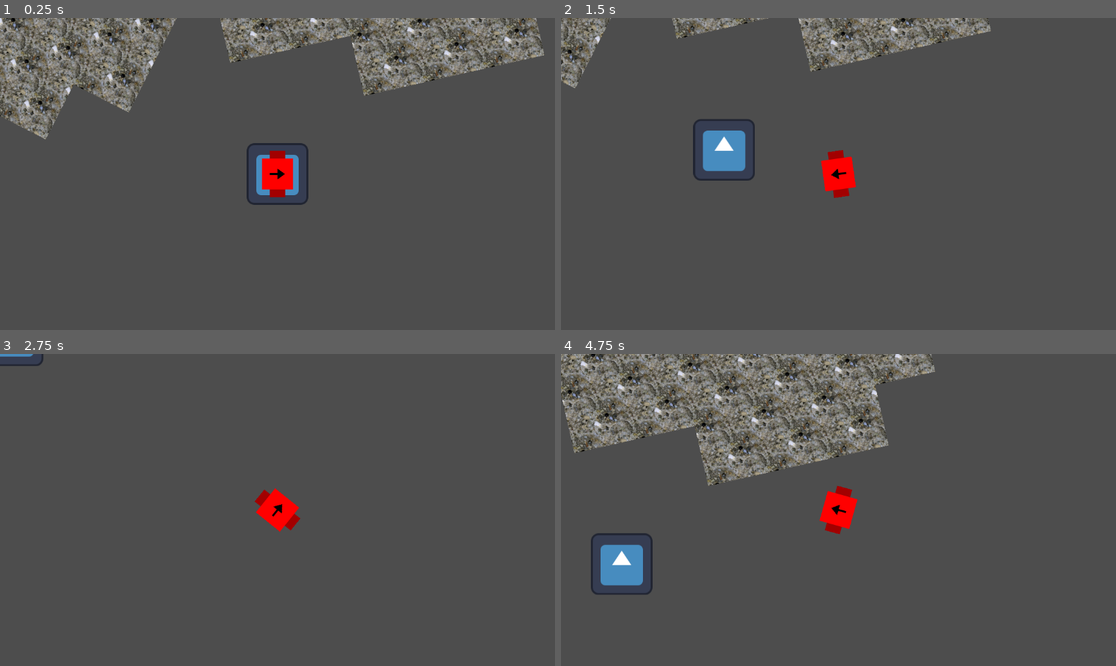
Above: before the commit, frames 1-4 (two rows, left to right).
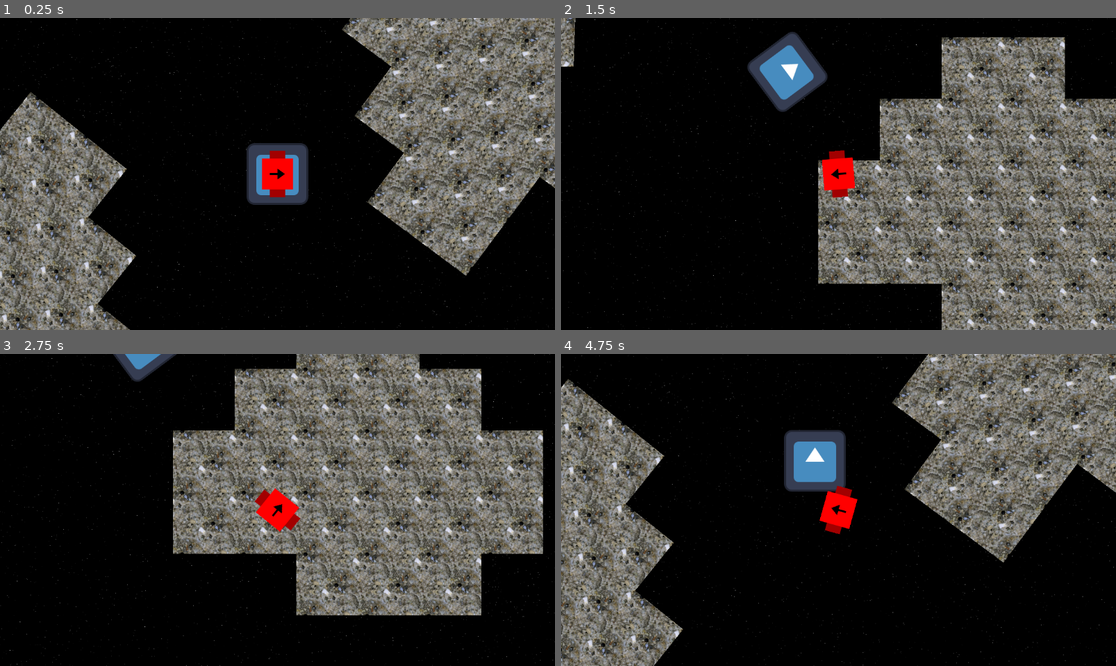
Above: after the commit, the same moments.

Repository: dragonryan06/adrift
Game: Godot game, scene res://scenes/world.tscn
Same seed, same stepped clock (60 frames per second), same inputs: the game is played once before the commit and once after it. The engine's default icon, where the game draws it, is replaced by a stand-in: a white triangle on a blue panel in a dark square.
Inputs (mouse positions are in pixels of both pictures, inside the frame that each line leads up to):
- Up to frame 1 (0.25 s): no input
- Up to frame 2 (1.5 s): tap Enter at 0.5 s; move the mouse to (960, 158) at 0.52 s; hold D (move_right) 0.53-1.28 s; move the mouse to (727, 189) at 1.27 s; hold S (move_down) from 1.28 s (still down)
- Up to frame 3 (2.75 s): move the mouse to (333, 441) at 2.02 s; release S (move_down) at 2.03 s; hold D (move_right) from 2.03 s (still down)
- Up to frame 4 (4.75 s): move the mouse to (810, 572) at 2.77 s; release D (move_right) at 2.78 s; hold W (move_up) 2.78-3.53 s; move the mouse to (1005, 556) at 3.52 s; hold A (move_left) from 3.53 s (still down); move the mouse to (672, 463) at 4.27 s

The runs differ from the first frame. In frame 1, 88% of the frame differs, in the area x 0-100%, y 0-100%; in frame 2, 88%; in frame 3, 88%; in frame 4, 91%.

Commit message:
Add starfield parallax

Diff:
--- a/project.godot
+++ b/project.godot
@@ -46,3 +46,7 @@
 "events": [Object(InputEventKey,"resource_local_to_scene":false,"resource_name":"","device":-1,"window_id":0,"alt_press …(192 unchanged characters)…
 ]
 }
+
+[rendering]
+
+environment/defaults/default_clear_color=Color(0, 0, 0, 1)
--- a/scenes/world.tscn
+++ b/scenes/world.tscn
@@ -1,21 +1,50 @@
-[gd_scene load_steps=4 format=3 uid="uid://rcdv6lft64hb"]
+[gd_scene load_steps=7 format=3 uid="uid://rcdv6lft64hb"]
 
 [ext_resource type="Texture2D" uid="uid://cu115ejfasq2k" path="res://icon.svg" id="1_4vtlf"]
+[ext_resource type="Texture2D" uid="uid://dktgcfvfk8epo" path="res://scenes/starfield_1.png" id="1_t556t"]
+[ext_resource type="Texture2D" uid="uid://rjd7r0os31v4" path="res://scenes/starfield_2.png" id="2_0gb6o"]
 [ext_resource type="PackedScene" uid="uid://dmff683kd5rcl" path="res://entities/player.tscn" id="2_a0nbi"]
+[ext_resource type="Texture2D" uid="uid://bqyroff2qej1q" path="res://scenes/starfield_3.png" id="3_0ps5e"]
 [ext_resource type="PackedScene" uid="uid://c7gtfnwxcascb" path="res://entities/test_asteroid.tscn" id="3_847t8"]
 
 [node name="World" type="Node"]
+
+[node name="Stars1" type="Parallax2D" parent="."]
+scroll_scale = Vector2(0.1, 0.1)
+repeat_size = Vector2(2048, 1024)
+repeat_times = 3
+
+[node name="Sprite2D" type="Sprite2D" parent="Stars1"]
+position = Vector2(1024, 367)
+texture = ExtResource("1_t556t")
+
+[node name="Stars2" type="Parallax2D" parent="."]
+scroll_scale = Vector2(0.2, 0.2)
+repeat_size = Vector2(2048, 1024)
+repeat_times = 3
+
+[node name="Sprite2D" type="Sprite2D" parent="Stars2"]
+position = Vector2(1024, 367)
+texture = ExtResource("2_0gb6o")
+
+[node name="Stars3" type="Parallax2D" parent="."]
+scroll_scale = Vector2(0.3, 0.3)
+repeat_size = Vector2(2048, 1024)
+repeat_times = 3
+
+[node name="Sprite2D" type="Sprite2D" parent="Stars3"]
+position = Vector2(1024, 367)
+texture = ExtResource("3_0ps5e")
 
 [node name="HiI\'mAReferenceSprite" type="Sprite2D" parent="."]
 texture = ExtResource("1_4vtlf")
 
 [node name="TestAsteroid" parent="." instance=ExtResource("3_847t8")]
-position = Vector2(-593, -416)
-rotation = 0.470994
-scale = Vector2(1, 1)
+position = Vector2(-653, 209)
+rotation = 0.677133
 
 [node name="TestAsteroid2" parent="." instance=ExtResource("3_847t8")]
-position = Vector2(248, -440)
-rotation = -0.22272
+position = Vector2(518, -173)
+rotation = -0.930851
 
 [node name="Player" parent="." instance=ExtResource("2_a0nbi")]
Binary file added: scenes/starfield_1.png
Not shown, added: scenes/starfield_1.png.import
Binary file added: scenes/starfield_2.png
Not shown, added: scenes/starfield_2.png.import
Binary file added: scenes/starfield_3.png
Not shown, added: scenes/starfield_3.png.import
